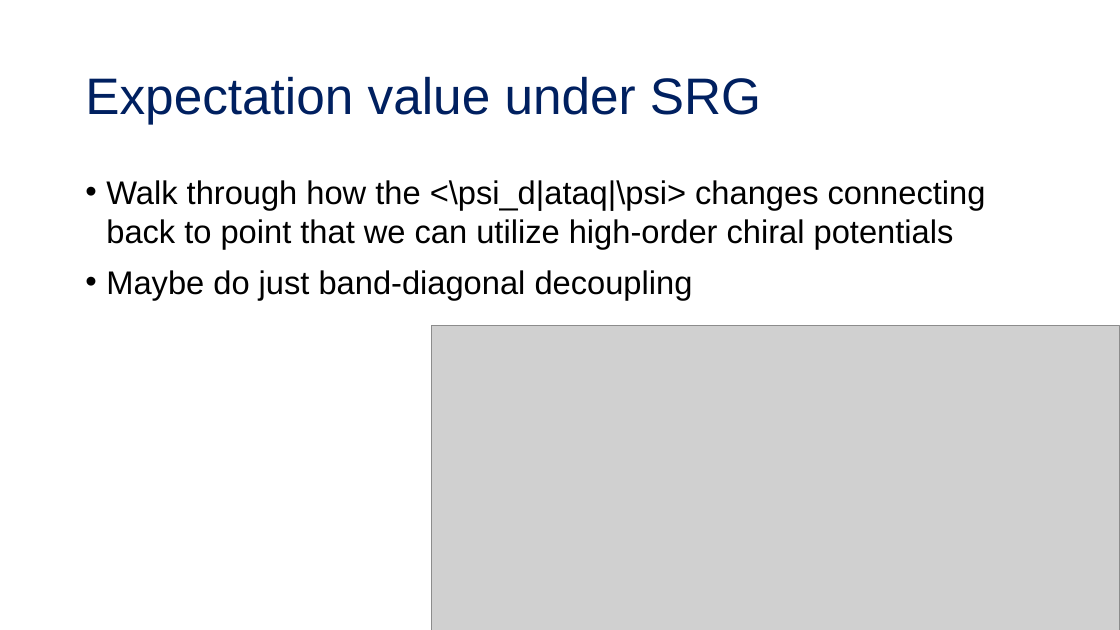
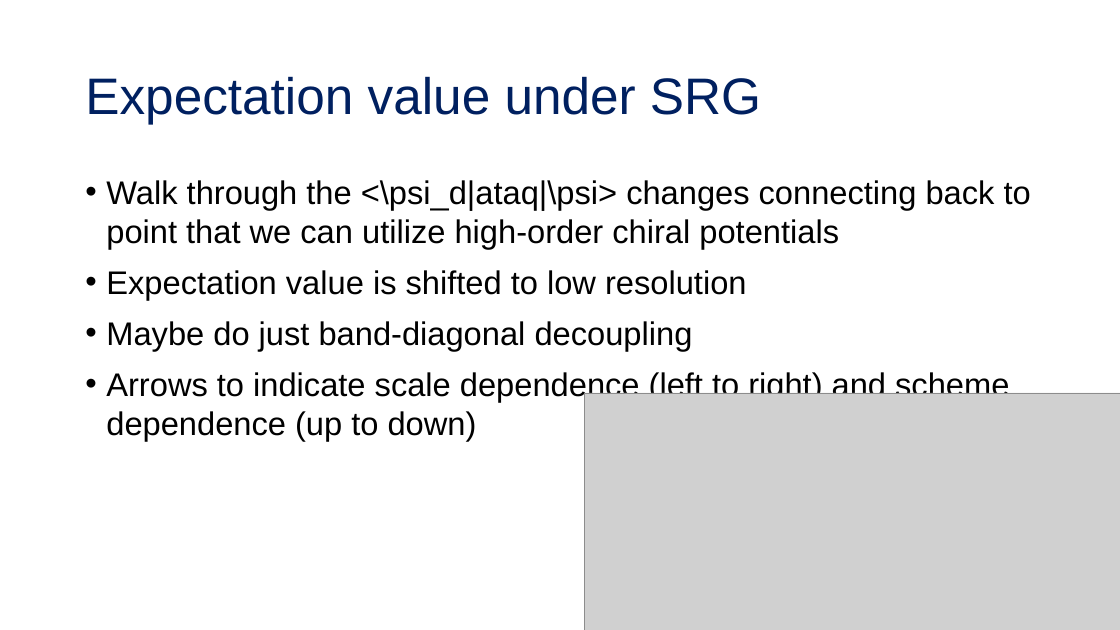
Before and after one commit to tropiano4/tropiano-srg, a slide deck: slide 15 of Presentations/NUCLEI_June2020/tropiano_nuclei_2020.pptx (slide 13 before the commit). Drawn at 1120x630 pixels with LibreOffice and Linux fonts; fonts in the diff are those of the drawing; grey boxes stand for pictures. Boxes give left, top, right and bottom in pixels: in the first picture for what was removed or moved away, otherwise in the second. Text is boxed around its words. In the diff, an @@ line names an element or a change of style, - is before the commit and + after.

```diff
--- a/Presentations/NUCLEI_June2020/tropiano_nuclei_2020.pptx
+++ b/Presentations/NUCLEI_June2020/tropiano_nuclei_2020.pptx
@@ text at <box>106,180,1031,300</box>: text changed @@
-• Walk through how the <\psi_d|ataq|\psi> changes connecting back to point that we can utilize high-order chiral potentials
+• Walk through the <\psi_d|ataq|\psi> changes connecting back to point that we can utilize high-order chiral potentials
+• Expectation value is shifted to low resolution
@@ text at <box>106,370,1009,441</box>: paragraph added @@
+• Arrows to indicate scale dependence (left to right) and scheme dependence (up to down)
@@ picture: place and size @@
-picture at <box>432,326,1120,630</box>
+picture at <box>584,393,1120,630</box>
```
Also in this commit, not shown: 8 other slides changed, 6 slides added, 1 slide removed, 1 other file.
